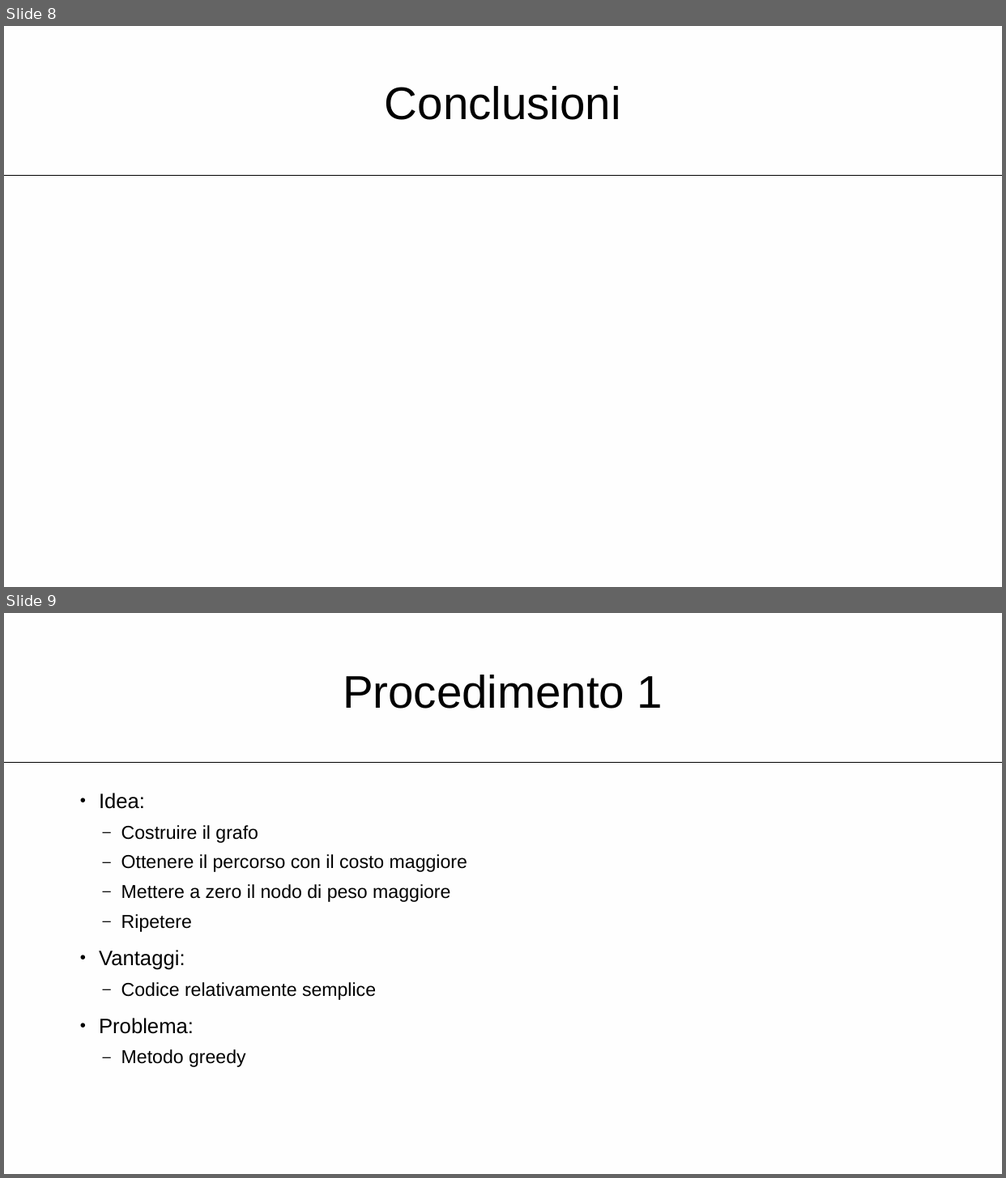
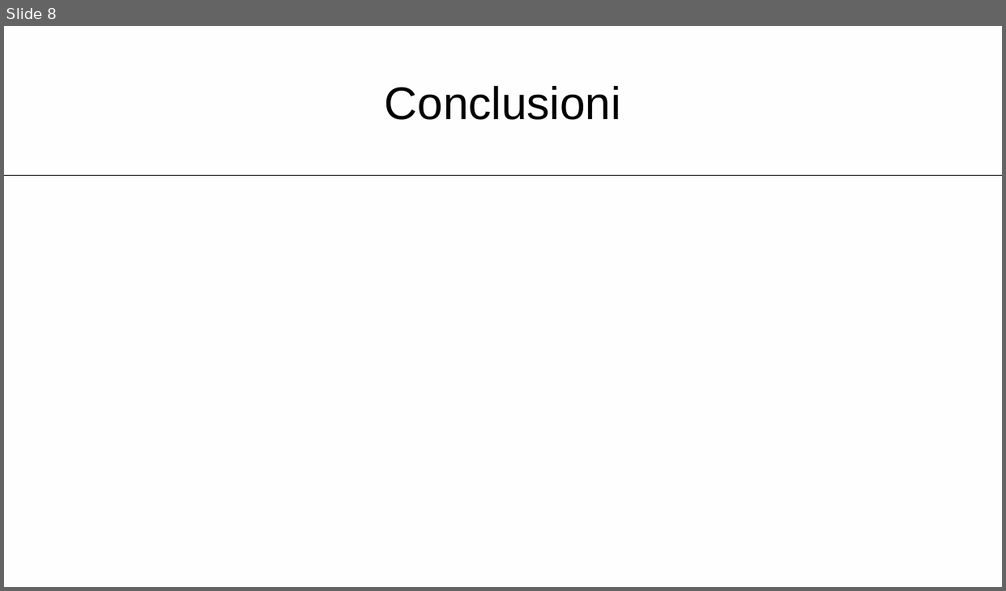
Before and after one commit to gabrialessi/MapOfTasks, a slide deck: Presentazione/Presentazione.pptx. Shown one above the other, each under a label of ours: slides 8 and 9 before the commit, slide 8 after it. The pictures are 1006x1178 and 1006x591 pixels, drawn with LibreOffice and Linux fonts; fonts in the diff are those of the drawing. Boxes give left, top, right and bottom in pixels: in the first picture for what was removed or moved away, otherwise in the second. Text is boxed around its words. In the diff, an @@ line names an element or a change of style, - is before the commit and + after.

```diff
--- a/Presentazione/Presentazione.pptx
+++ b/Presentazione/Presentazione.pptx
@@ slide 9 removed at <box>4,613,1002,1174</box>, background #EAEAEA at 3% opacity; not listed: 1 template element that a slide beside it also shows @@
@@ title removed at <box>343,675,663,709</box> @@
-Procedimento 1
@@ text removed at <box>99,793,467,1067</box> @@
-• Idea:
-  – Costruire il grafo
-  – Ottenere il percorso con il costo maggiore
-  – Mettere a zero il nodo di peso maggiore
-  – Ripetere
-• Vantaggi:
-  – Codice relativamente semplice
-• Problema:
-  – Metodo greedy
```
Also in this commit, not shown: 1 slide changed.
